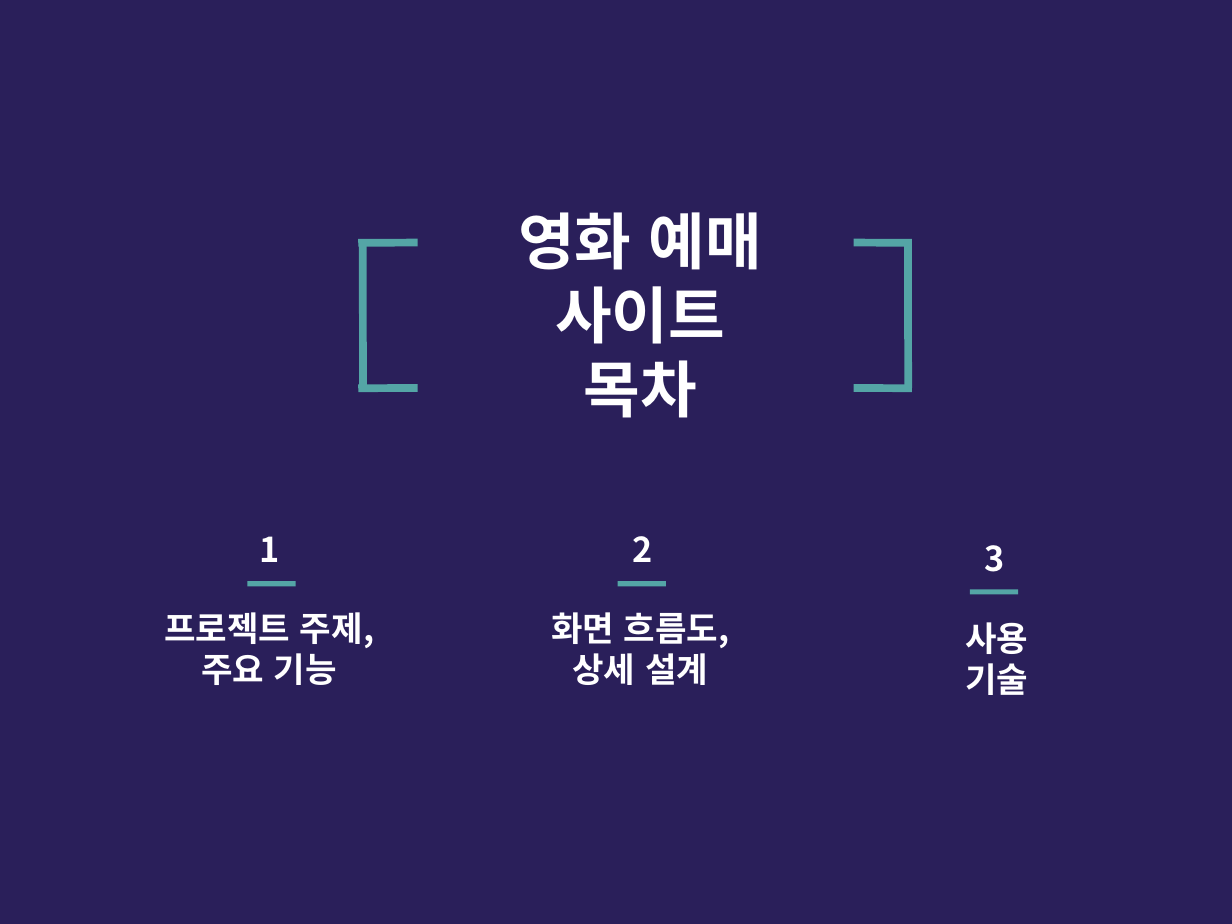
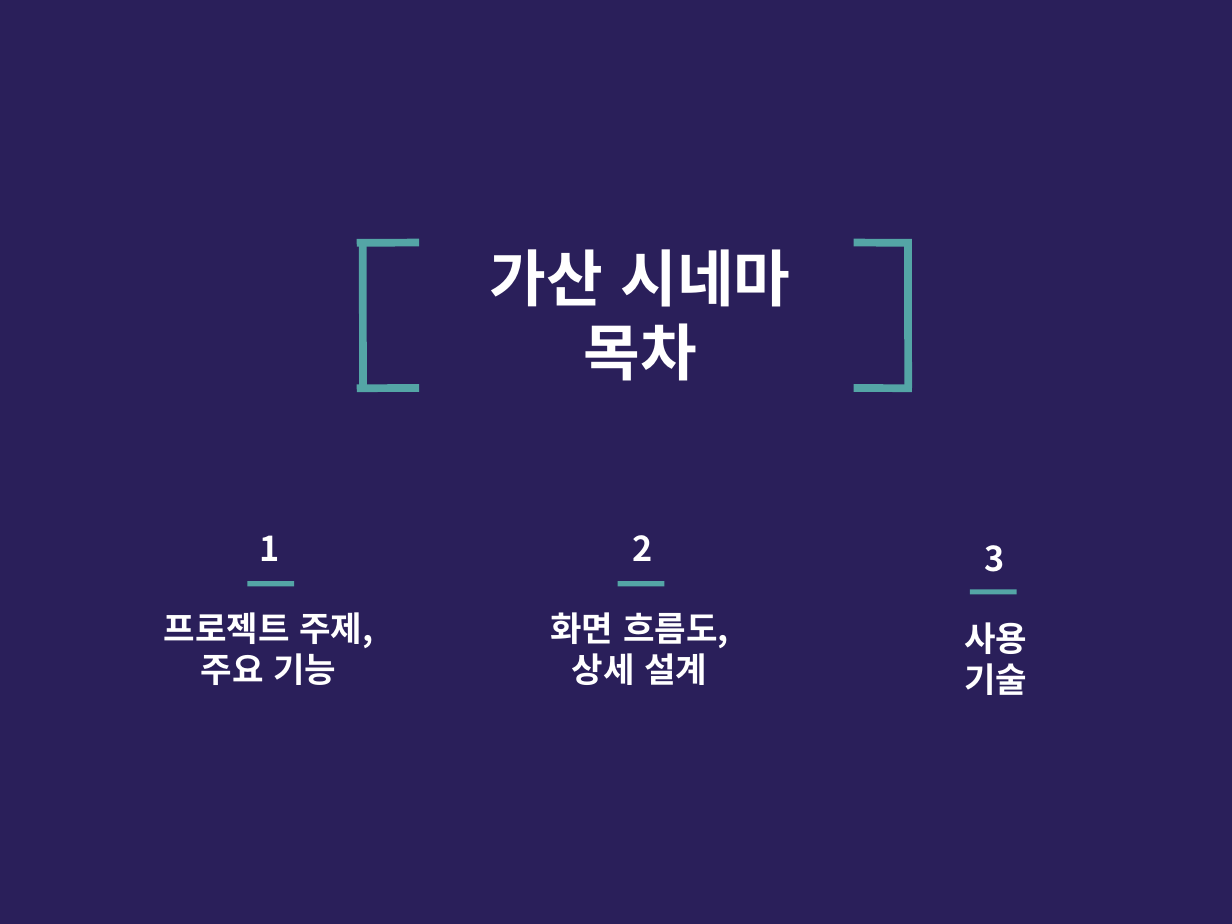
Before and after one commit to BoGwang/Project, a slide deck: slide 2 of document/[영화 예매 사이트] 제안서.ppt. Drawn at 1232x924 pixels with LibreOffice and Linux fonts; fonts in the diff are those of the drawing. Boxes give left, top, right and bottom in pixels: in the first picture for what was removed or moved away, otherwise in the second. Text is boxed around its words. In the diff, an @@ line names an element or a change of style, - is before the commit and + after.

```diff
--- a/document/[영화 예매 사이트] 제안서.ppt
+++ b/document/[영화 예매 사이트] 제안서.ppt
@@ text at (x1=490, y1=249, x2=791, y2=307): text changed @@
-영화 예매 사이트
+가산 시네마
```
Also in this commit, not shown: 5 other slides changed, 2 slides added, 1 other file.
